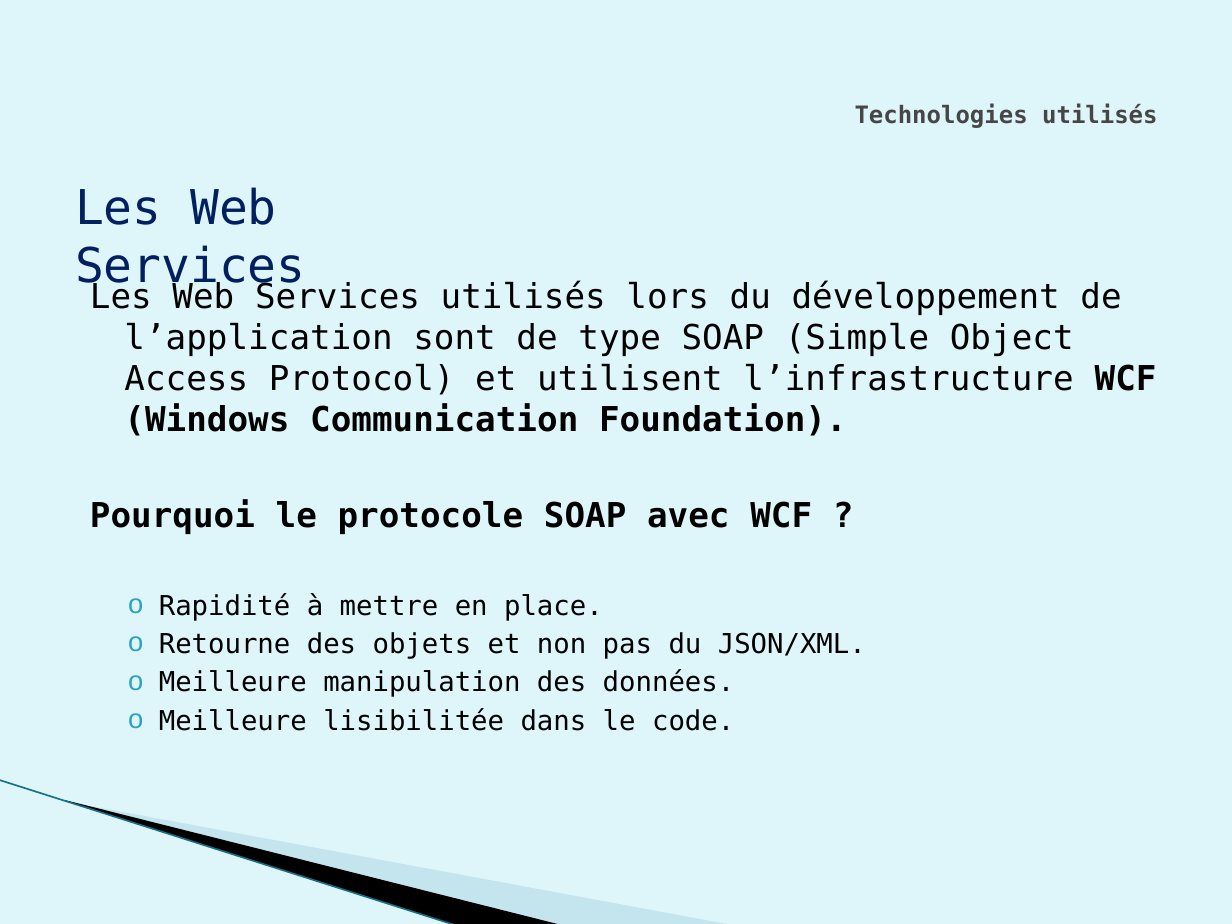
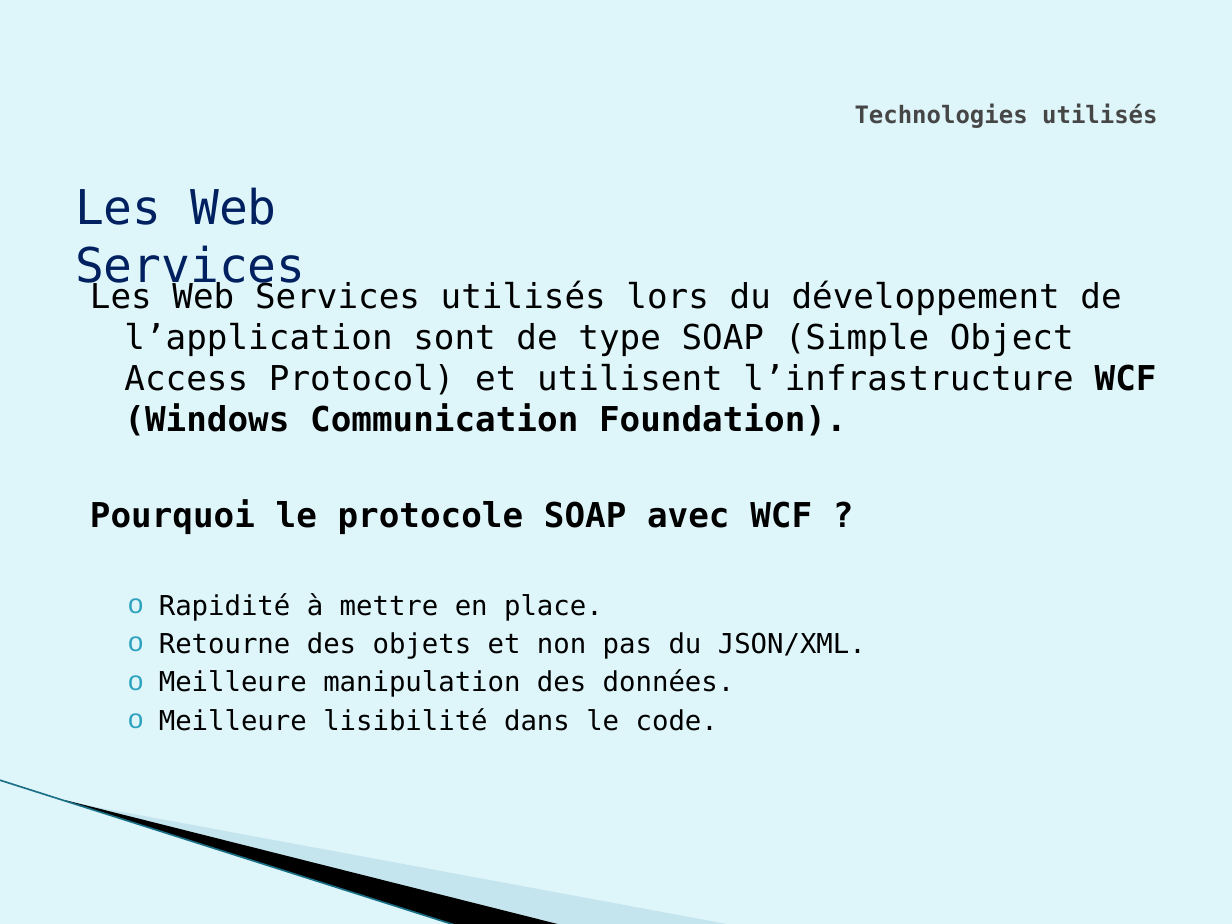
Before and after one commit to weetrax/AbsMedicalWPF, a slide deck: slide 8 of doc/Diapo.pptx. Drawn at 1232x924 pixels with LibreOffice and Linux fonts; fonts in the diff are those of the drawing; background and template pictures are left out. Boxes give left, top, right and bottom in pixels: in the first picture for what was removed or moved away, otherwise in the second. Text is boxed around its words. In the diff, an @@ line names an element or a change of style, - is before the commit and + after.

```diff
--- a/doc/Diapo.pptx
+++ b/doc/Diapo.pptx
@@ text at (159, 708, 718, 731): text changed @@
-  o Meilleure lisibilitée dans le code.
+  o Meilleure lisibilité dans le code.
```
Also in this commit, not shown: 3 other slides changed, 12 slides added, 1 other file.
